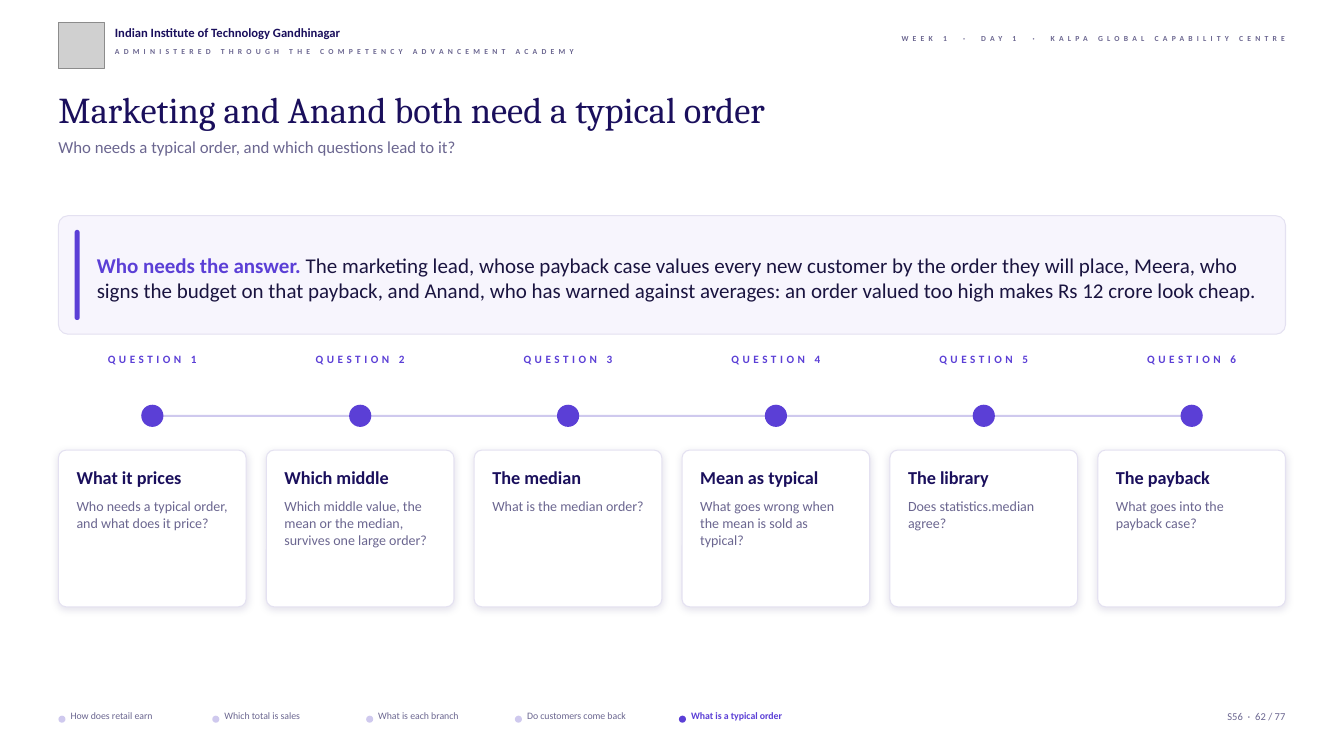
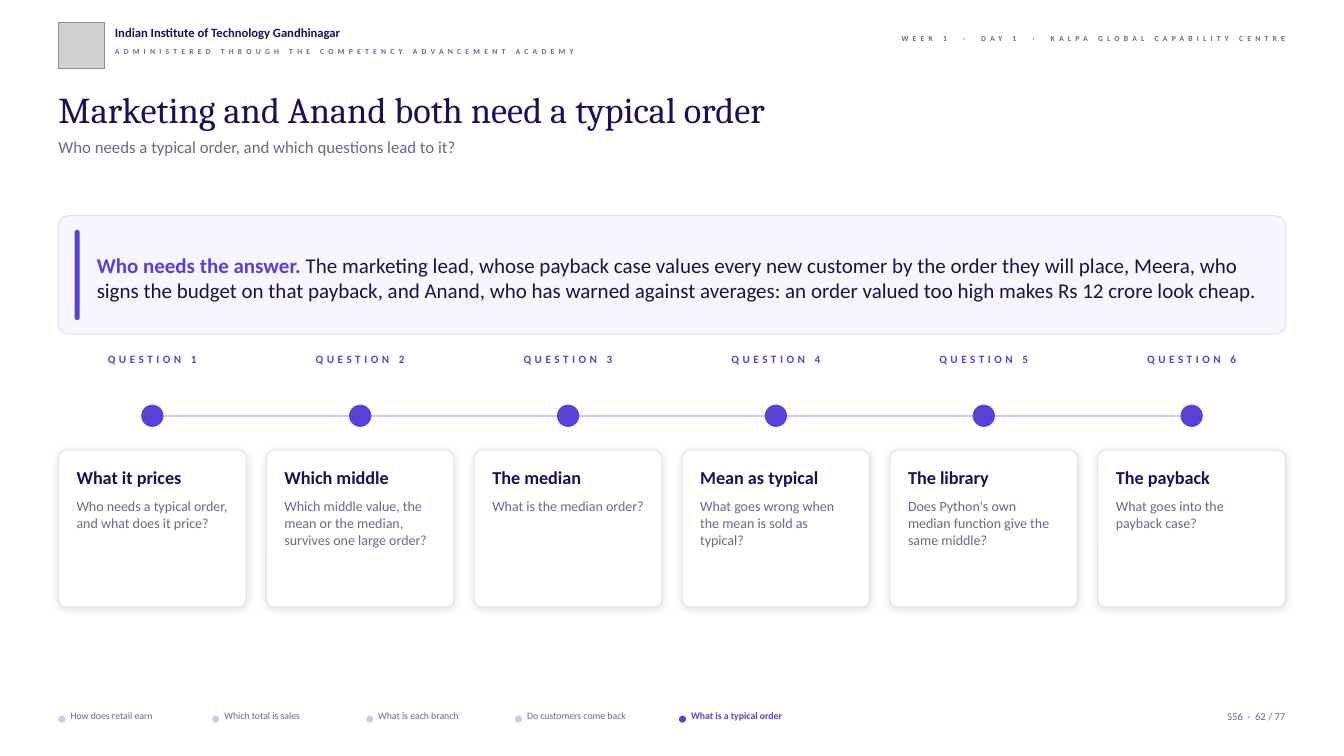
Before and after one commit to fde-academy-lab/c2-content-factory, a slide deck: slide 62 of content/W01/D1/slides/C2_W01_D01_half1_STUDENT.pptx. Drawn at 1344x756 pixels with LibreOffice and Linux fonts; fonts in the diff are those of the drawing; grey boxes stand for pictures; background and template pictures are left out. Boxes give left, top, right and bottom in pixels: in the first picture for what was removed or moved away, otherwise in the second. Text is boxed around its words. In the diff, an @@ line names an element or a change of style, - is before the commit and + after.

```diff
--- a/content/W01/D1/slides/C2_W01_D01_half1_STUDENT.pptx
+++ b/content/W01/D1/slides/C2_W01_D01_half1_STUDENT.pptx
@@ text at [908, 501, 1049, 545]: text changed @@
-Does statistics.median agree?
+Does Python's own median function give the same middle?
```
Also in this commit, not shown: 5 other slides changed, 10 other files.
